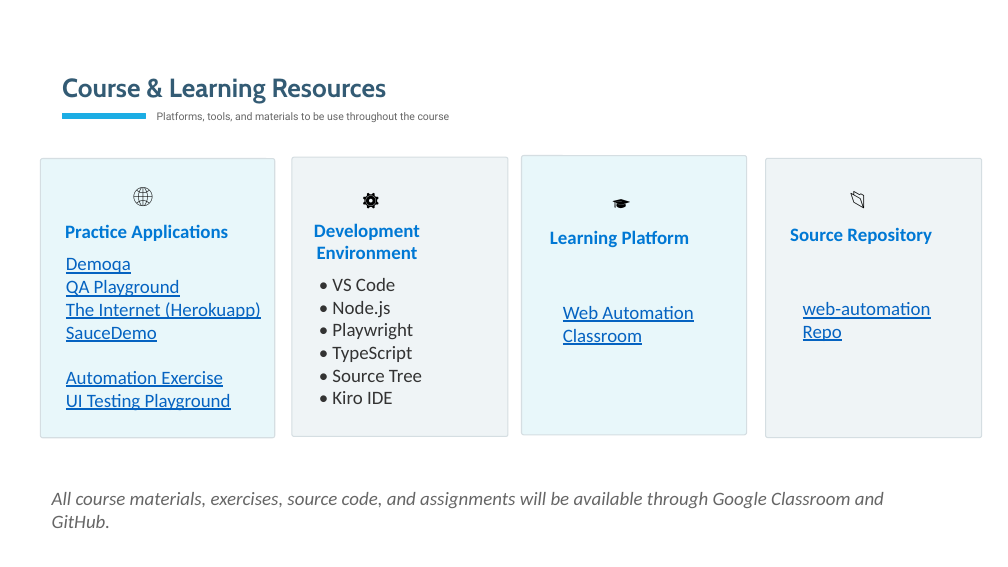
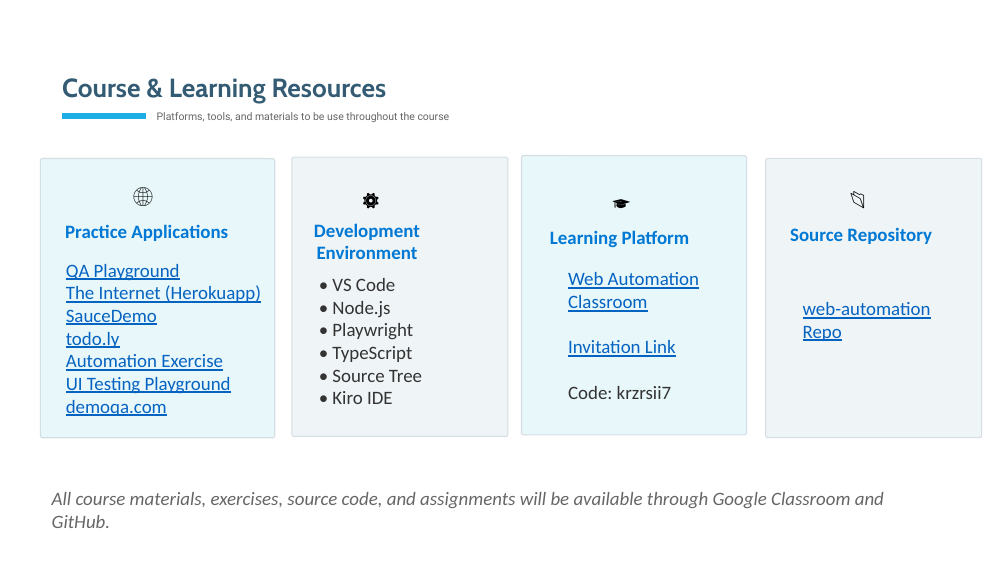
Before and after one commit to anaelince/web-automation, a slide deck: slide 8 of docs/M1-Overview.pptx. Drawn at 1008x567 pixels with LibreOffice and Linux fonts; fonts in the diff are those of the drawing. Boxes give left, top, right and bottom in pixels: in the first picture for what was removed or moved away, otherwise in the second. Text is boxed around its words. In the diff, an @@ line names an element or a change of style, - is before the commit and + after.

```diff
--- a/docs/M1-Overview.pptx
+++ b/docs/M1-Overview.pptx
@@ text "QA Playground" at (66,264,261,416): vertical alignment middle to top @@
@@ text at (66,258,131,274): paragraph removed @@
-Demoqa
@@ text at (568,272,699,399): text changed @@
-Web Automation Classroom
+Web Automation Classroom
+Invitation Link
+Code: krzrsii7
@@ text at (66,332,120,348): paragraph added @@
+todo.ly
@@ text at (66,400,167,416): paragraph added @@
+demoqa.com
```
Also in this commit, not shown: 1 other slide changed.
